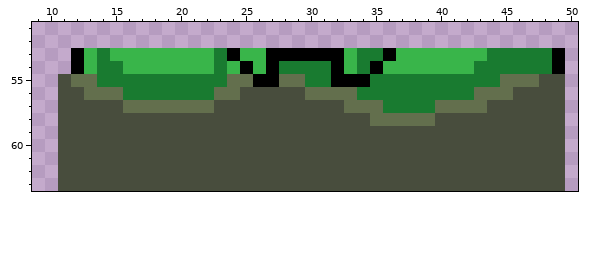
Two states of a pixel-art sprite, Sewrage/sprites/spr_player_down_water/layers/591cdf71-df6f-480f-976f-47ec679b2979/530fe8a6-0708-4173-b0dd-4694e1f6c7b0.png. The first picture shows the starting point.
The file is 64x64 pixels. Shown: x 9..50, y 51..63.
After the commit:
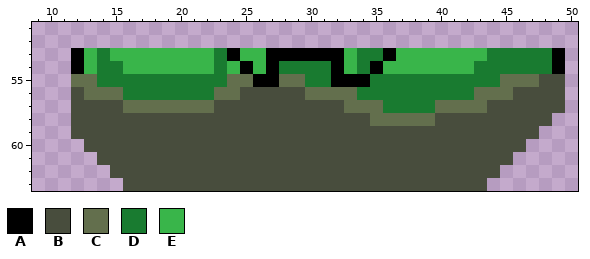
Palette (. is transparent): A #000000  B #484d3d  C #636f4d  D #197b30  E #39b54a
What changed:
{"y":55,"x":11,"old":"B","new":"."}
{"y":56,"x":11,"old":"B","new":"."}
{"y":57,"x":11,"old":"B","new":"."}
{"y":58,"x":11,"old":"B","new":"."}
{"y":58,"x":49,"old":"B","new":"."}
{"y":59,"x":11,"old":"B","new":"."}
{"y":59,"x":48,"old":"BB","new":".."}
{"y":60,"x":11,"old":"BB","new":".."}
{"y":60,"x":47,"old":"BBB","new":"..."}
{"y":61,"x":11,"old":"BBB","new":"..."}
{"y":61,"x":46,"old":"BBBB","new":"...."}
{"y":62,"x":11,"old":"BBBB","new":"...."}
{"y":62,"x":45,"old":"BBBBB","new":"....."}
{"y":63,"x":11,"old":"BBBBB","new":"....."}
{"y":63,"x":44,"old":"BBBBBB","new":"......"}
